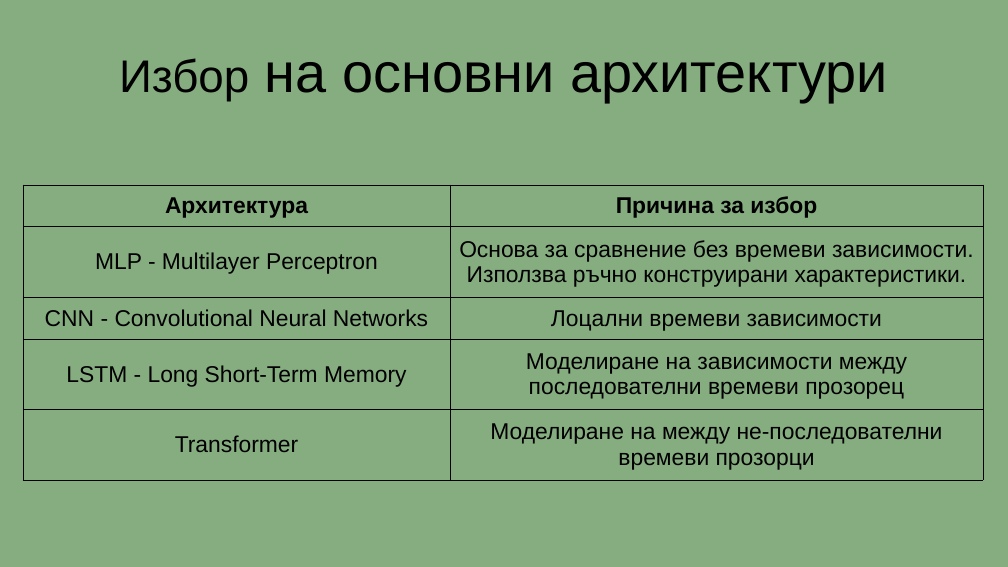
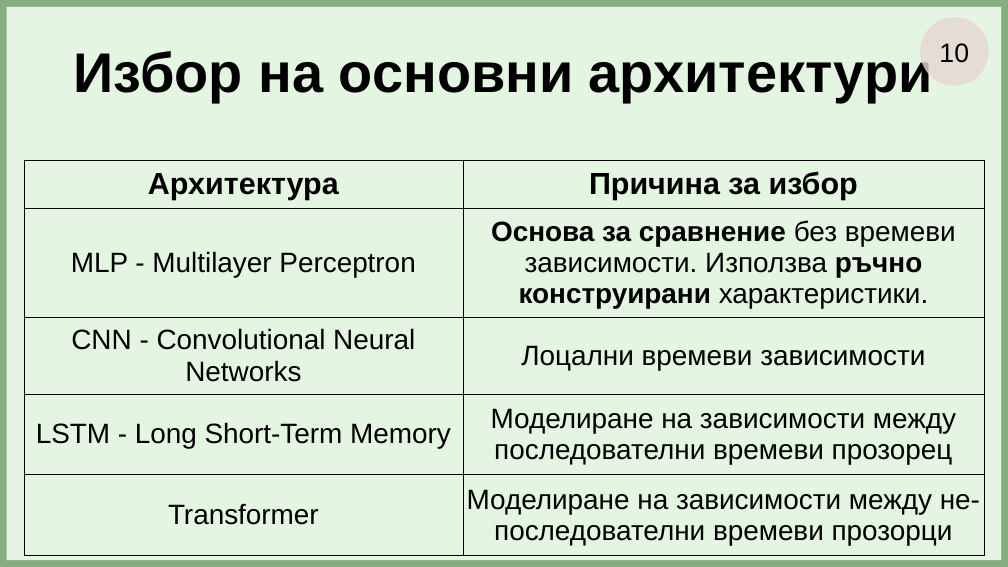
Before and after one commit to GeorgeChaparov/University-Theses, a slide deck: slide 11 of Presentation.odp (slide 10 before the commit). Drawn at 1008x567 pixels with LibreOffice and Linux fonts; fonts in the diff are those of the drawing. Boxes give left, top, right and bottom in pixels: in the first picture for what was removed or moved away, otherwise in the second. Text is boxed around its words. In the diff, an @@ line names an element or a change of style, - is before the commit and + after.

```diff
--- a/Presentation.odp
+++ b/Presentation.odp
@@ rectangle added at (6, 6, 1002, 560), fill #E4F5E1 @@
@@ title "Избор на основни архитектури" at (74, 51, 933, 102): size 36 to 44 pt in "Избор"; bold on @@
@@ ellipse added at (920, 17, 989, 86), fill #E6D6D3 at 80% opacity, 21 pt, text #000000 @@
+10
@@ table at (24, 160, 984, 549) @@
-row 5, column 2: Моделиране на между не-последователни времеви прозорци
+row 5, column 2: Моделиране на зависимости между не-последователни времеви прозорци
@@ size 18 to 24 pt in "Архитектура", "Причина за избор" @@
@@ size 18 to 22 pt in "MLP - Multilayer Perceptron", "Основа за сравнение без времеви зависимости. Използва ...", "CNN - Convolutional Neural Networks", "Лоцални времеви зависимости" and 3 more places @@
@@ bold on in "Основа за сравнение ръчно конструирани" @@
@@ table: place and size @@
-table at (23, 185, 983, 480)
+table at (24, 160, 984, 549)
```
Also in this commit, not shown: 8 other slides changed, 16 slides added, 13 slides removed, 7 other files.
